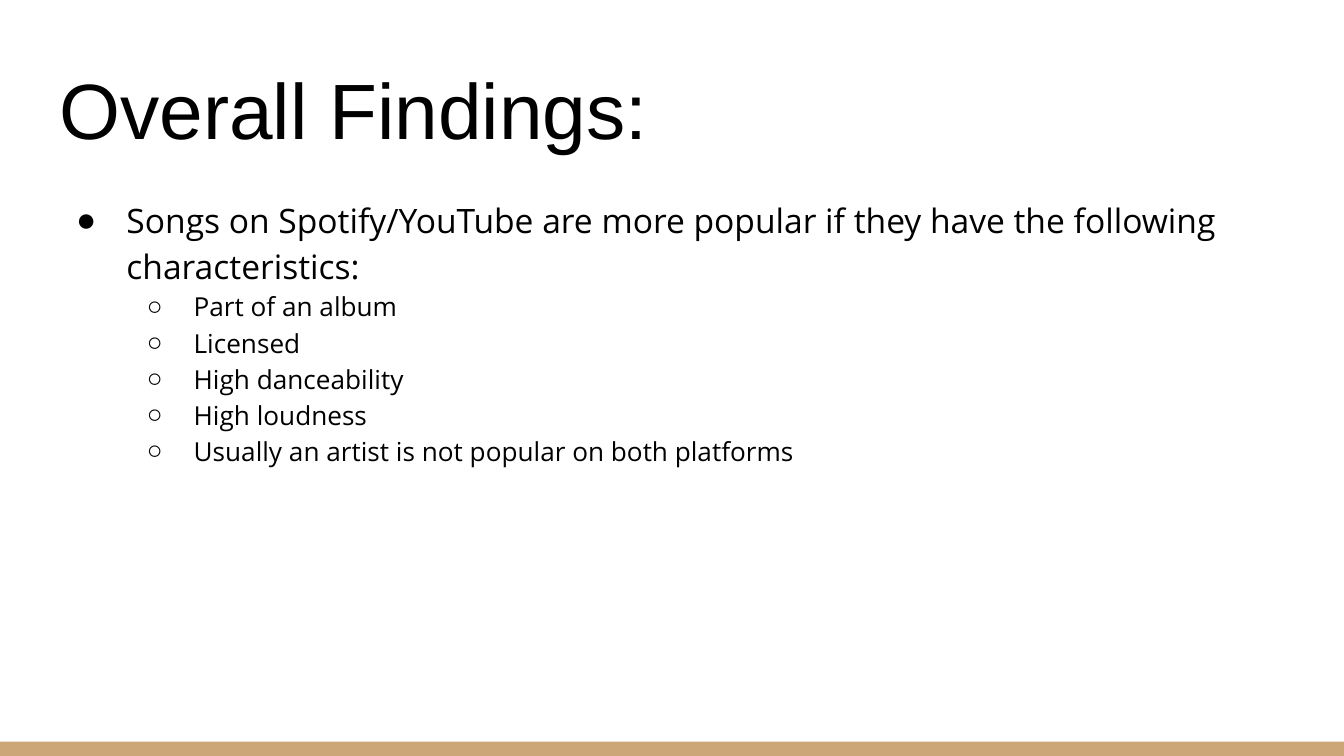
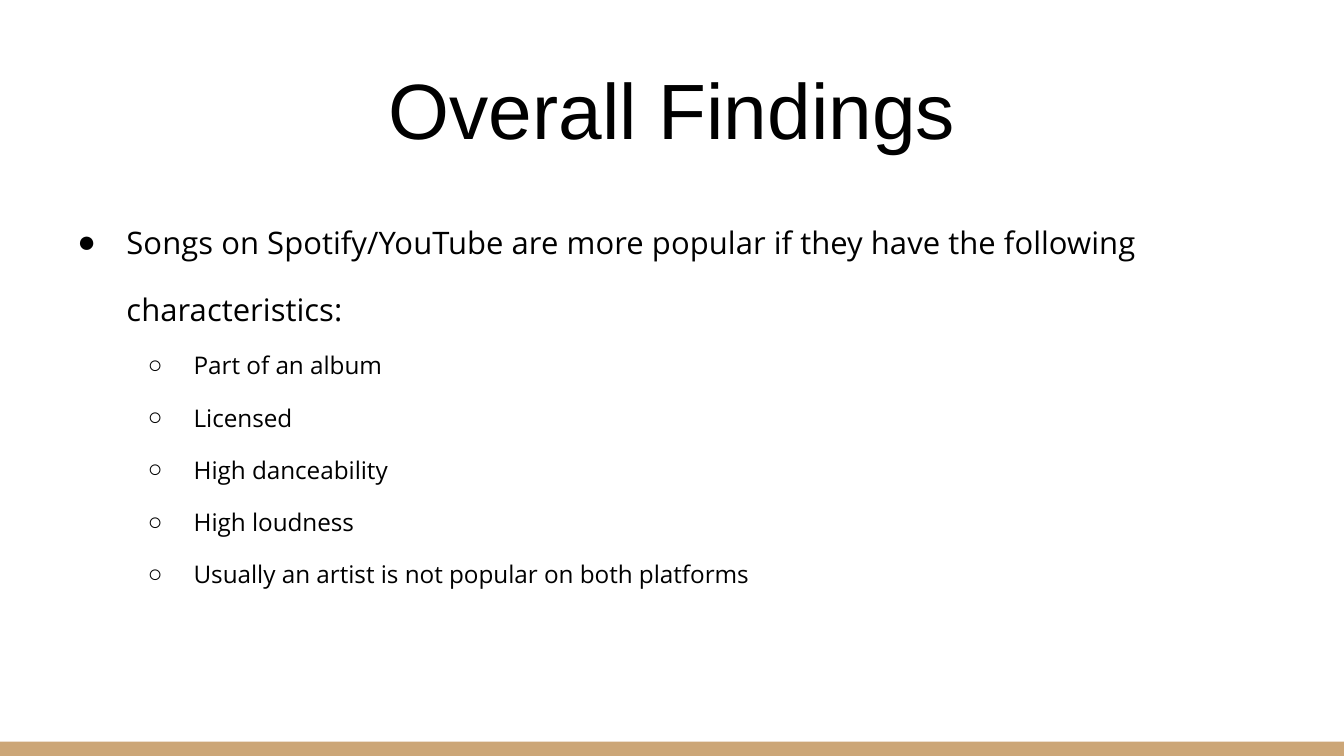
Before and after one commit to Nicholas-Simpson/Project1, a slide deck: slide 9 of Group 3 Presentation.pptx. Drawn at 1344x756 pixels with LibreOffice and Linux fonts; fonts in the diff are those of the drawing. Boxes give left, top, right and bottom in pixels: in the first picture for what was removed or moved away, otherwise in the second. Text is boxed around its words. In the diff, an @@ line names an element or a change of style, - is before the commit and + after.

```diff
--- a/Group 3 Presentation.pptx
+++ b/Group 3 Presentation.pptx
@@ title at box(389, 82, 955, 155): text changed @@
-Overall Findings:
+Overall Findings
@@ text "Songs on Spotify/YouTube are more ..." at box(126, 230, 1135, 589): size 18 to 16.6 pt in "Songs on Spotify/YouTube are more popular if ..."; size 14 to 12.9 pt in "Part of an album", "Licensed", "High danceability", "High loudness" and 1 more places; indent changed; line spacing 1.15 to 1.8 @@
```
Also in this commit, not shown: 6 other slides changed.
